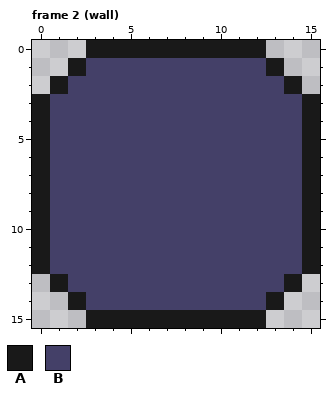
Two states of a pixel-art file, assets/images/tileset.aseprite. Above is the file before it was changed.
16x16 pixels, 5 frames. Shown: frame 2 (wall).
Palette (. is transparent): A #191919  B #444068
Pixels before, frame 2 (wall), first column x 0:
 0 ...AAAAAAAAAA...
 1 ..ABBBBBBBBBBA..
 2 .ABBBBBBBBBBBBA.
 3 ABBBBBBBBBBBBBBA
 4 ABBBBBBBBBBBBBBA
 5 ABBBBBBBBBBBBBBA
 6 ABBBBBBBBBBBBBBA
 7 ABBBBBBBBBBBBBBA
 8 ABBBBBBBBBBBBBBA
 9 ABBBBBBBBBBBBBBA
10 ABBBBBBBBBBBBBBA
11 ABBBBBBBBBBBBBBA
12 ABBBBBBBBBBBBBBA
13 .ABBBBBBBBBBBBA.
14 ..ABBBBBBBBBBA..
15 ...AAAAAAAAAA...
Now the later version:
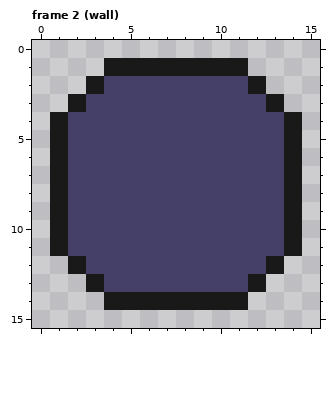
From the commit log: HUD icons
Changes in this commit:
Changed rows in their new state; - is an unchanged pixel.
Frame 2 (wall):
first column x 0:
 0 ---..........---
 1 --..AAAAAAAA..--
 2 -..A--------A..-
 3 ..A----------A..
 4 .A------------A.
 5 .A------------A.
 6 .A------------A.
 7 .A------------A.
 8 .A------------A.
 9 .A------------A.
10 .A------------A.
11 .A------------A.
12 ..A----------A..
13 -..A--------A..-
14 --..AAAAAAAA..--
15 ---..........---
Boxes around the changes in both pictures, in picture pixels (x1, y1, x2, y2):
changed: (32, 40, 320, 328)
